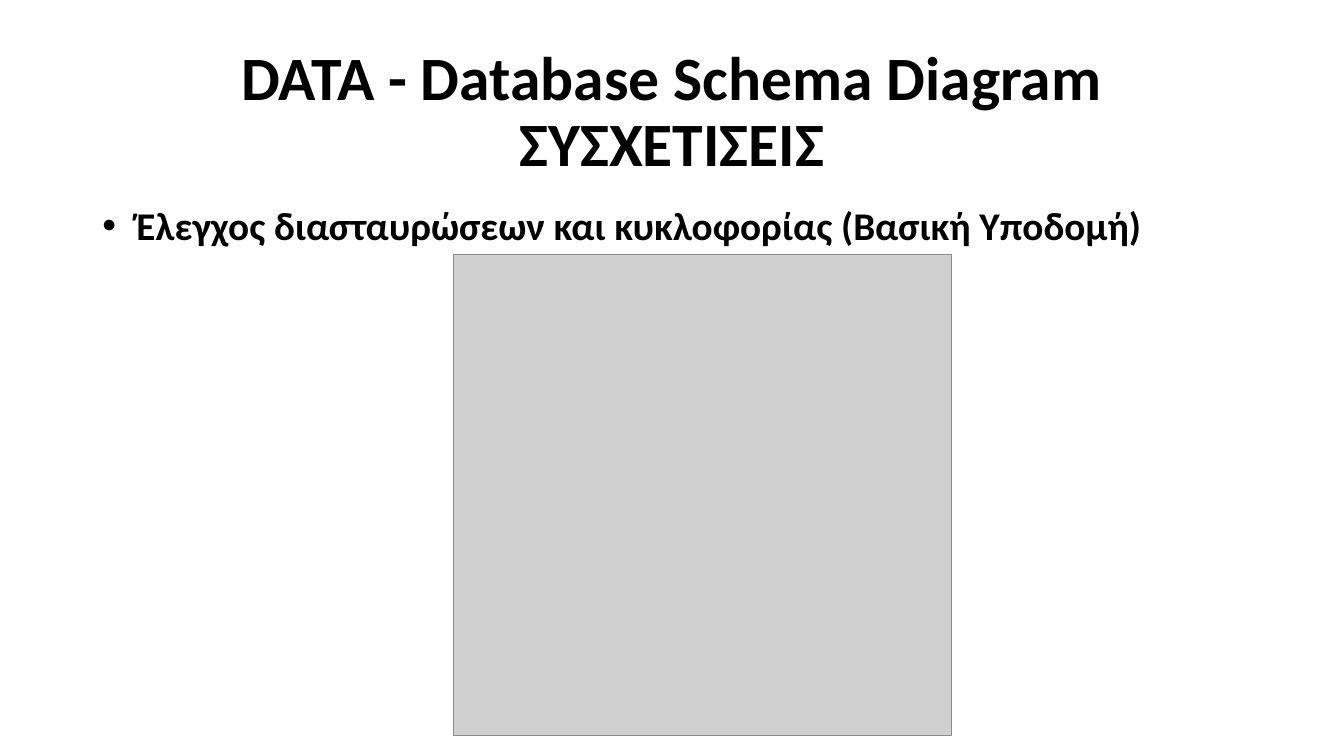
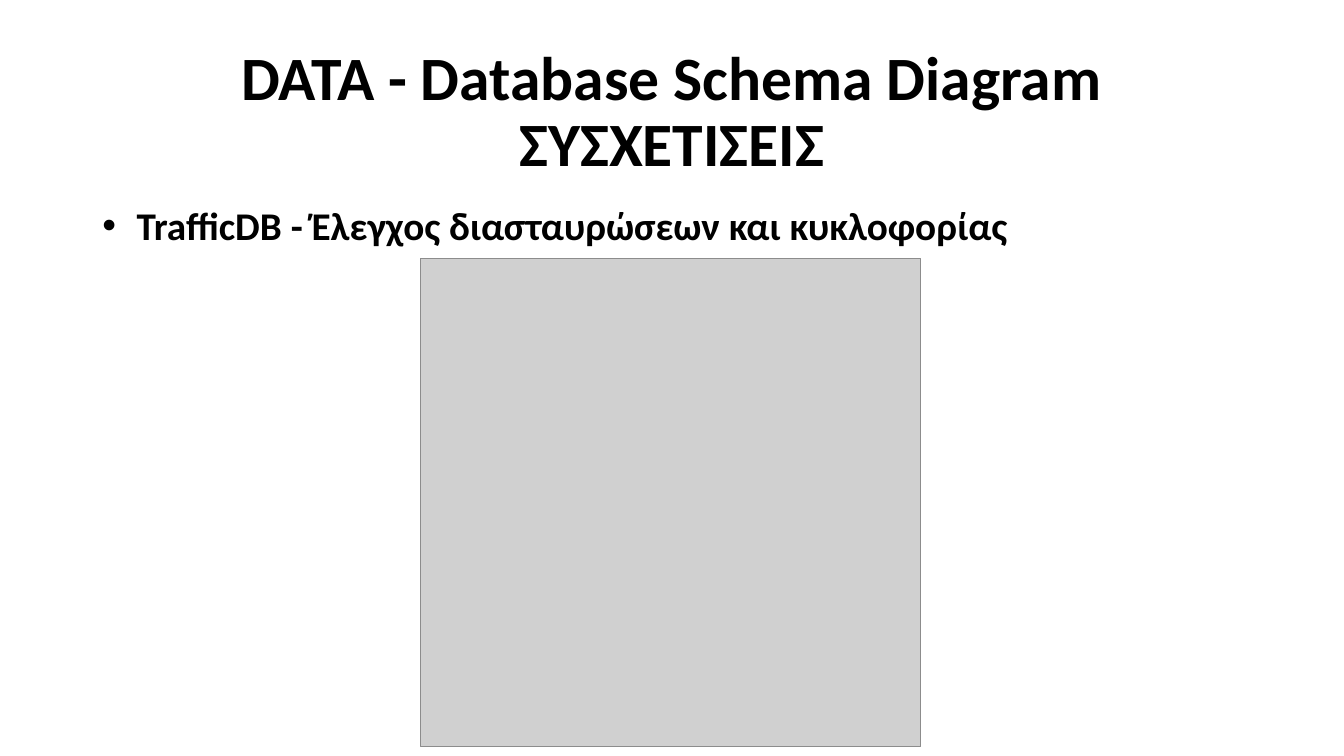
Before and after one commit to Ath21/STL_Drive, a slide deck: slide 22 of Presentation.pptx. Drawn at 1344x756 pixels with LibreOffice and Linux fonts; fonts in the diff are those of the drawing; grey boxes stand for pictures. Boxes give left, top, right and bottom in pixels: in the first picture for what was removed or moved away, otherwise in the second. Text is boxed around its words. In the diff, an @@ line names an element or a change of style, - is before the commit and + after.

```diff
--- a/Presentation.pptx
+++ b/Presentation.pptx
@@ text at bbox=[137, 212, 1008, 247]: text changed @@
-• Έλεγχος διασταυρώσεων και κυκλοφορίας (Βασική Υποδομή)
+• TrafficDB - Έλεγχος διασταυρώσεων και κυκλοφορίας
@@ picture: place and size @@
-picture at bbox=[454, 255, 952, 736]
+picture at bbox=[420, 258, 921, 746]
```
Also in this commit, not shown: 7 other slides changed, 4 slides added, 6 slides removed, 6 other files.
